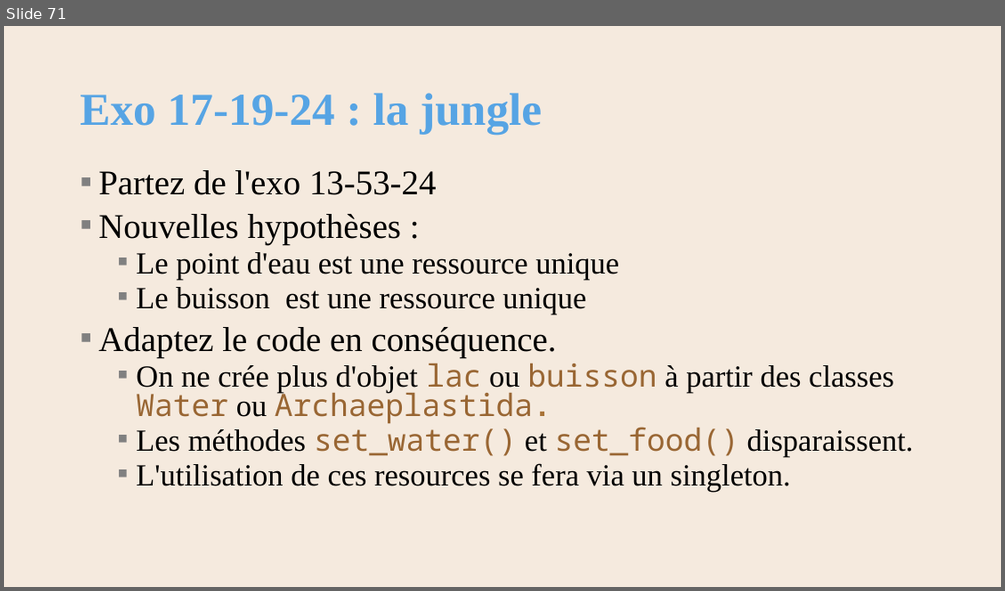
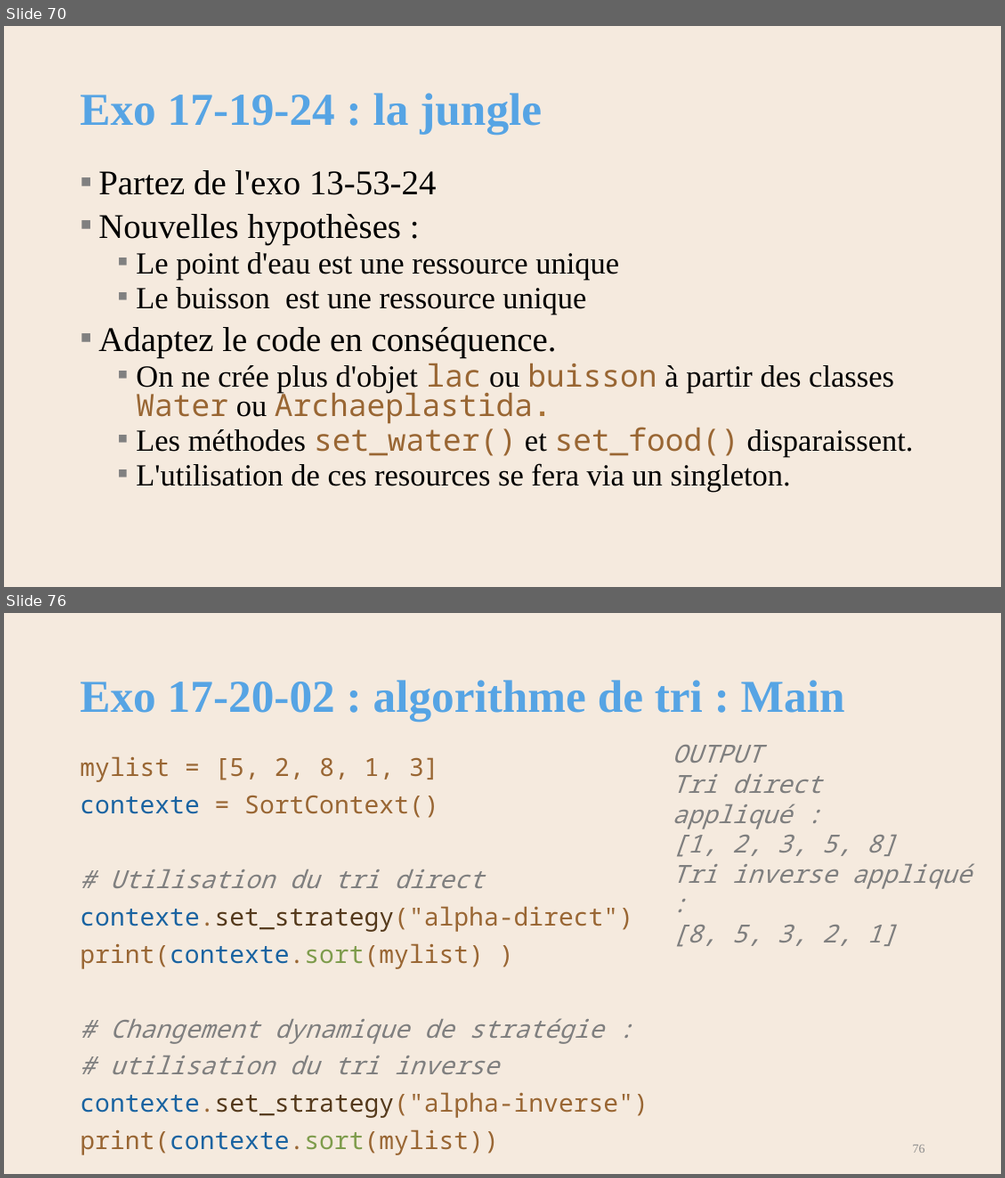
Before and after one commit to AlainWafflard/4IPO3, a slide deck: 17-POO-design-pattern/syllabus_17.pptx. Shown one above the other, each under a label of ours: slide 71 before the commit, slides 70 and 76 after it; the slides between them are not shown. The pictures are 1005x591 and 1005x1178 pixels, drawn with LibreOffice and Linux fonts; fonts in the diff are those of the drawing; background and template pictures are left out. Boxes give left, top, right and bottom in pixels: in the first picture for what was removed or moved away, otherwise in the second. Text is boxed around its words. In the diff, an @@ line names an element or a change of style, - is before the commit and + after.

Commit message:
design pattern : update Iterator ; add Strategy

```diff
--- a/17-POO-design-pattern/syllabus_17.pptx
+++ b/17-POO-design-pattern/syllabus_17.pptx
@@ slide 76 added at (4,613,1001,1174), background #F5EADE @@
@@ title added at (80,680,845,721), 44 pt, text #56A4E4, bold @@
+Exo 17-20-02 : algorithme de tri : Main
@@ text added at (672,745,971,947), 24 pt, text #7F7F7F, italic @@
+OUTPUT
+Tri direct appliqué :
+[1, 2, 3, 5, 8]
+Tri inverse appliqué :
+[8, 5, 3, 2, 1]
@@ text added at (80,756,648,1155), 24 pt, text #996633 @@
+mylist = [5, 2, 8, 1, 3]
+contexte = SortContext()
+# Utilisation du tri direct
+contexte.set_strategy("alpha-direct")
+print(contexte.sort(mylist) )
+# Changement dynamique de stratégie :
+# utilisation du tri inverse
+contexte.set_strategy("alpha-inverse")
+print(contexte.sort(mylist))
@@ page number added at (913,1144,925,1152), 12 pt, text #8C8C8C @@
+76
@@ what was slide 71 is now slide 70 @@
```
Also in this commit, not shown: 4 slides changed, 5 other slides added, 1 slide removed, 3 other files.
